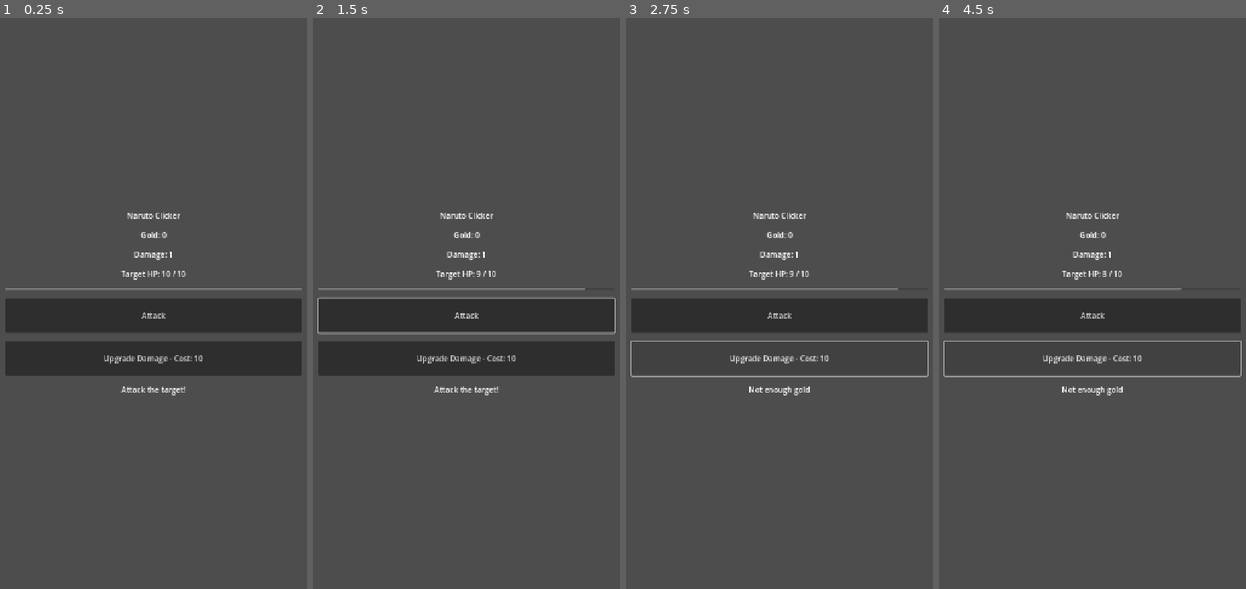
Above: before the commit, frames 1-4 (left to right).
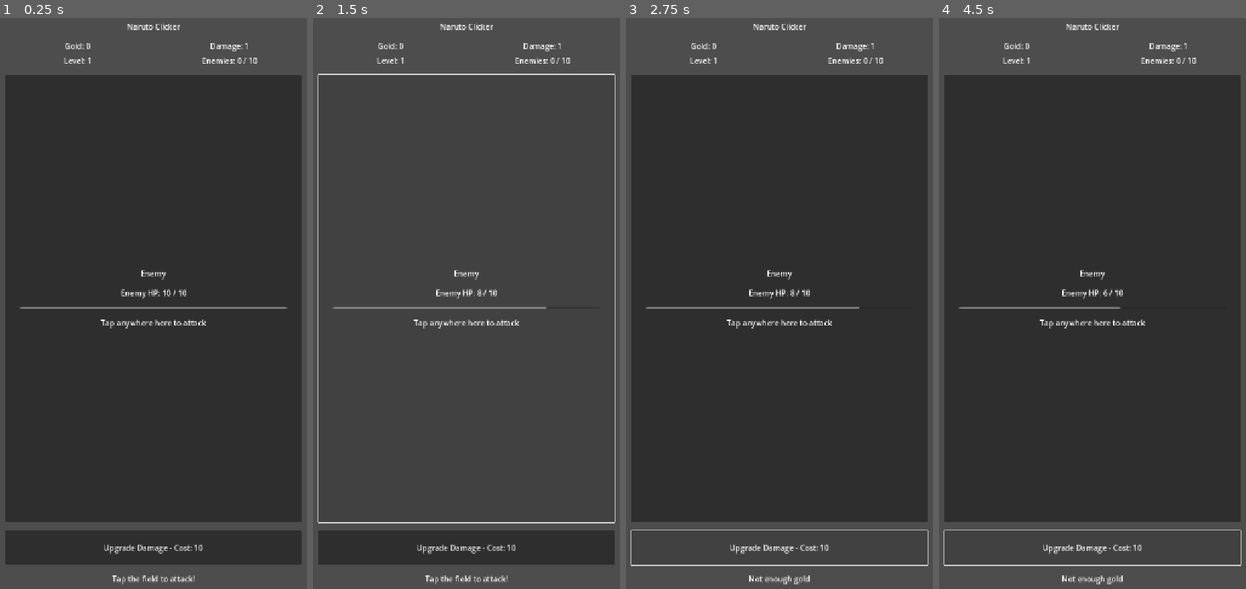
Above: after the commit, the same moments.

Repository: StanisRyz/naruto-clicker
Game: Godot game, scene res://scenes/main/Main.tscn
The game is run twice, just before and just after one commit, with the same random seed, the same clock (stepped at 60 frames per second) and the same inputs.
Inputs (mouse positions are in pixels of both pictures, inside the frame that each line leads up to):
- Up to frame 1 (0.25 s): no input
- Up to frame 2 (1.5 s): click (466, 314) at 0.5 s, where only the run before the commit has a clickable "Attack"; click (466, 297) at 1.27 s
- Up to frame 3 (2.75 s): click "Upgrade Damage - Cost: 10" at 2 s
- Up to frame 4 (4.5 s): click (1092, 314) at 2.75 s, where only the run before the commit has a clickable "Attack"; click (1092, 297) at 3.52 s; click "Upgrade Damage - Cost: 10" at 4.25 s

The runs differ from the first frame. In frame 1, 71% of the frame differs, in the area x 1-99%, y 0-100%; in frame 2, 9.9%; in frame 3, 66%; in frame 4, 66%.

Commit message:
Add tap field combat and level progression
Add level progression and replace Attack button combat with tap/click field input.

Changes include:
- Replace the Attack button with a large tappable GameField.
- Add current level and enemies defeated progression.
- Require 10 defeated enemies to advance to the next level.
- Scale enemy HP and gold reward by level.
- Keep the existing damage upgrade behavior.
- Update README.md with the current gameplay prototype.
- Update AGENTS.md with GameField input and level progression rules.

Diff:
--- a/scenes/main/Main.gd
+++ b/scenes/main/Main.gd
@@ -2,24 +2,29 @@
 
 var gold: int = 0
 var click_damage: int = 1
+var current_level: int = 1
+var enemies_defeated_on_level: int = 0
+var enemies_required_per_level: int = 10
 var target_hp: int = 10
 var target_max_hp: int = 10
-var target_level: int = 1
 var reward_gold: int = 5
 var damage_upgrade_level: int = 0
 var damage_upgrade_cost: int = 10
 
-@onready var gold_label: Label = $MarginContainer/VBoxContainer/GoldLabel
-@onready var damage_label: Label = $MarginContainer/VBoxContainer/DamageLabel
-@onready var target_hp_label: Label = $MarginContainer/VBoxContainer/TargetHpLabel
-@onready var target_progress_bar: ProgressBar = $MarginContainer/VBoxContainer/TargetProgressBar
-@onready var attack_button: Button = $MarginContainer/VBoxContainer/AttackButton
+@onready var gold_label: Label = $MarginContainer/VBoxContainer/StatsContainer/GoldLabel
+@onready var damage_label: Label = $MarginContainer/VBoxContainer/StatsContainer/DamageLabel
+@onready var level_label: Label = $MarginContainer/VBoxContainer/StatsContainer/LevelLabel
+@onready var enemies_defeated_label: Label = $MarginContainer/VBoxContainer/StatsContainer/EnemiesDefeatedLabel
+@onready var game_field: Button = $MarginContainer/VBoxContainer/GameField
+@onready var enemy_name_label: Label = $MarginContainer/VBoxContainer/GameField/GameFieldContent/EnemyNameLabel
+@onready var target_hp_label: Label = $MarginContainer/VBoxContainer/GameField/GameFieldContent/TargetHpLabel
+@onready var target_progress_bar: ProgressBar = $MarginContainer/VBoxContainer/GameField/GameFieldContent/TargetProgressBar
 @onready var upgrade_damage_button: Button = $MarginContainer/VBoxContainer/UpgradeDamageButton
 @onready var status_label: Label = $MarginContainer/VBoxContainer/StatusLabel
 
 
 func _ready() -> void:
-	attack_button.pressed.connect(_on_attack_pressed)
+	game_field.pressed.connect(_attack_target)
 	upgrade_damage_button.pressed.connect(_on_upgrade_damage_pressed)
 	_update_ui()
 
@@ -31,19 +36,22 @@
 func _update_ui() -> void:
 	gold_label.text = "Gold: %d" % gold
 	damage_label.text = "Damage: %d" % click_damage
-	target_hp_label.text = "Target HP: %d / %d" % [target_hp, target_max_hp]
+	level_label.text = "Level: %d" % current_level
+	enemies_defeated_label.text = "Enemies: %d / %d" % [enemies_defeated_on_level, enemies_required_per_level]
+	enemy_name_label.text = "Enemy"
+	target_hp_label.text = "Enemy HP: %d / %d" % [target_hp, target_max_hp]
 	target_progress_bar.max_value = target_max_hp
 	target_progress_bar.value = target_hp
 	upgrade_damage_button.text = "Upgrade Damage - Cost: %d" % damage_upgrade_cost
 
 
-func _on_attack_pressed() -> void:
+func _attack_target() -> void:
 	target_hp = maxi(target_hp - click_damage, 0)
 
 	if target_hp == 0:
 		_defeat_target()
 	else:
-		status_label.text = "Attack the target!"
+		status_label.text = "Tap the field to attack!"
 
 	_update_ui()
 
@@ -63,8 +71,18 @@
 
 func _defeat_target() -> void:
 	gold += reward_gold
-	status_label.text = "Target defeated! +%d gold" % reward_gold
-	target_level += 1
-	target_max_hp = 10 + (target_level - 1) * 5
+	enemies_defeated_on_level += 1
+	status_label.text = "Enemy defeated! +%d gold" % reward_gold
+
+	if enemies_defeated_on_level >= enemies_required_per_level:
+		current_level += 1
+		enemies_defeated_on_level = 0
+		_recalculate_level_values()
+		status_label.text = "Level up! Level %d" % current_level
+
 	target_hp = target_max_hp
-	reward_gold = 5 + (target_level - 1) * 2
+
+
+func _recalculate_level_values() -> void:
+	target_max_hp = 10 + (current_level - 1) * 8
+	reward_gold = 5 + (current_level - 1) * 3
--- a/scenes/main/Main.tscn
+++ b/scenes/main/Main.tscn
@@ -26,38 +26,88 @@
 [node name="VBoxContainer" type="VBoxContainer" parent="MarginContainer"]
 layout_mode = 2
 theme_override_constants/separation = 18
-alignment = 1
 
 [node name="TitleLabel" type="Label" parent="MarginContainer/VBoxContainer"]
 layout_mode = 2
 text = "Naruto Clicker"
 horizontal_alignment = 1
 
-[node name="GoldLabel" type="Label" parent="MarginContainer/VBoxContainer"]
+[node name="StatsContainer" type="GridContainer" parent="MarginContainer/VBoxContainer"]
 layout_mode = 2
+theme_override_constants/h_separation = 16
+theme_override_constants/v_separation = 8
+columns = 2
+
+[node name="GoldLabel" type="Label" parent="MarginContainer/VBoxContainer/StatsContainer"]
+layout_mode = 2
+size_flags_horizontal = 3
 text = "Gold: 0"
 horizontal_alignment = 1
 
-[node name="DamageLabel" type="Label" parent="MarginContainer/VBoxContainer"]
+[node name="DamageLabel" type="Label" parent="MarginContainer/VBoxContainer/StatsContainer"]
 layout_mode = 2
+size_flags_horizontal = 3
 text = "Damage: 1"
 horizontal_alignment = 1
 
-[node name="TargetHpLabel" type="Label" parent="MarginContainer/VBoxContainer"]
+[node name="LevelLabel" type="Label" parent="MarginContainer/VBoxContainer/StatsContainer"]
 layout_mode = 2
-text = "Target HP: 10 / 10"
+size_flags_horizontal = 3
+text = "Level: 1"
 horizontal_alignment = 1
 
-[node name="TargetProgressBar" type="ProgressBar" parent="MarginContainer/VBoxContainer"]
+[node name="EnemiesDefeatedLabel" type="Label" parent="MarginContainer/VBoxContainer/StatsContainer"]
 layout_mode = 2
+size_flags_horizontal = 3
+text = "Enemies: 0 / 10"
+horizontal_alignment = 1
+
+[node name="GameField" type="Button" parent="MarginContainer/VBoxContainer"]
+custom_minimum_size = Vector2(0, 620)
+layout_mode = 2
+size_flags_vertical = 3
+text = ""
+
+[node name="GameFieldContent" type="VBoxContainer" parent="MarginContainer/VBoxContainer/GameField"]
+layout_mode = 1
+anchors_preset = 15
+anchor_right = 1.0
+anchor_bottom = 1.0
+offset_left = 32.0
+offset_top = 32.0
+offset_right = -32.0
+offset_bottom = -32.0
+grow_horizontal = 2
+grow_vertical = 2
+mouse_filter = 2
+theme_override_constants/separation = 18
+alignment = 1
+
+[node name="EnemyNameLabel" type="Label" parent="MarginContainer/VBoxContainer/GameField/GameFieldContent"]
+layout_mode = 2
+mouse_filter = 2
+text = "Enemy"
+horizontal_alignment = 1
+
+[node name="TargetHpLabel" type="Label" parent="MarginContainer/VBoxContainer/GameField/GameFieldContent"]
+layout_mode = 2
+mouse_filter = 2
+text = "Enemy HP: 10 / 10"
+horizontal_alignment = 1
+
+[node name="TargetProgressBar" type="ProgressBar" parent="MarginContainer/VBoxContainer/GameField/GameFieldContent"]
+layout_mode = 2
+mouse_filter = 2
 max_value = 10.0
 value = 10.0
 show_percentage = false
 
-[node name="AttackButton" type="Button" parent="MarginContainer/VBoxContainer"]
-custom_minimum_size = Vector2(0, 72)
+[node name="TapHintLabel" type="Label" parent="MarginContainer/VBoxContainer/GameField/GameFieldContent"]
 layout_mode = 2
-text = "Attack"
+mouse_filter = 2
+text = "Tap anywhere here to attack"
+horizontal_alignment = 1
+autowrap_mode = 3
 
 [node name="UpgradeDamageButton" type="Button" parent="MarginContainer/VBoxContainer"]
 custom_minimum_size = Vector2(0, 72)
@@ -66,6 +116,6 @@
 
 [node name="StatusLabel" type="Label" parent="MarginContainer/VBoxContainer"]
 layout_mode = 2
-text = "Attack the target!"
+text = "Tap the field to attack!"
 horizontal_alignment = 1
 autowrap_mode = 3
Not shown, changed: AGENTS.md
Not shown, changed: README.md
